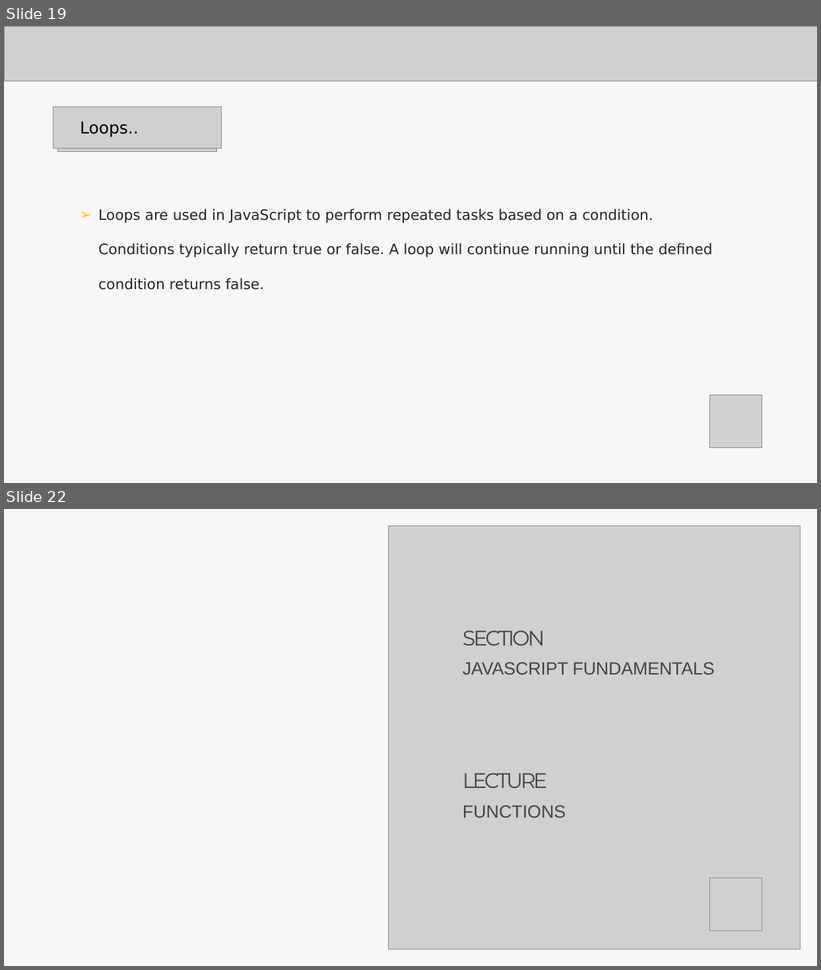
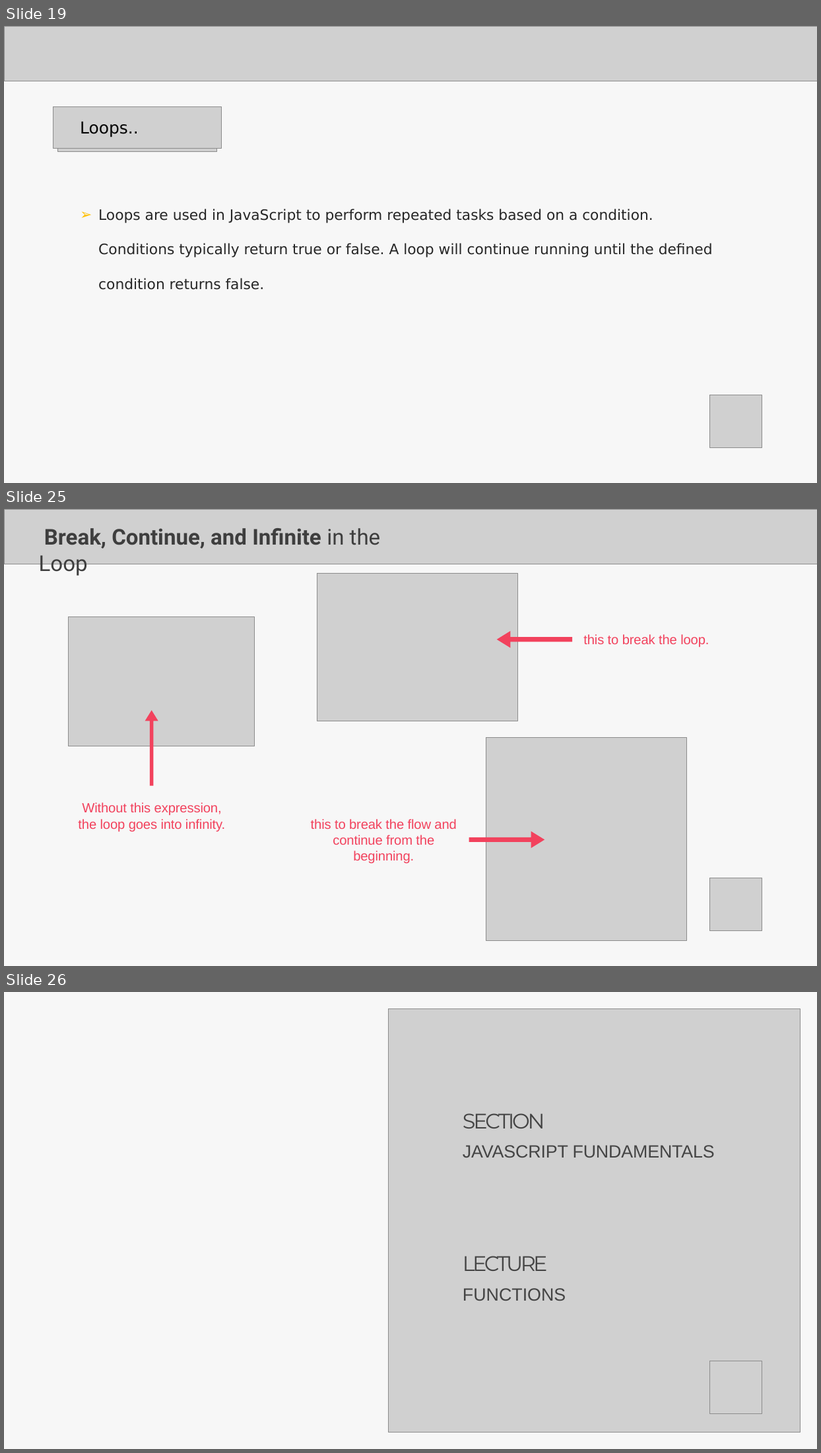
Before and after one commit to Aravindanchellam/UI-UX-Resources, a slide deck: Lecture_JS_TS.pptx. Shown one above the other, each under a label of ours: slides 19 and 22 before the commit, slides 19, 25 and 26 after it; the slides between them are not shown. The pictures are 821x970 and 821x1453 pixels, drawn with LibreOffice and Linux fonts; fonts in the diff are those of the drawing; grey boxes stand for pictures. Boxes give left, top, right and bottom in pixels: in the first picture for what was removed or moved away, otherwise in the second. Text is boxed around its words. In the diff, an @@ line names an element or a change of style, - is before the commit and + after.

```diff
--- a/Lecture_JS_TS.pptx
+++ b/Lecture_JS_TS.pptx
@@ slide 25 added at [4,509,817,966], background #FFFFFF; not listed: 1 template element that a slide beside it also shows @@
@@ picture added at [4,509,817,564] @@
@@ title added at [39,528,381,576], 42.5 pt, text #3E3E3E, bold @@
+Break, Continue, and Infinite in the Loop
@@ picture added at [318,573,517,722] @@
@@ picture added at [68,617,254,747] @@
@@ right arrow added at [497,631,572,648], fill #F2425D @@
@@ text added at [583,634,709,647], 26 pt, text #F2425D @@
+this to break the loop.
@@ right arrow added at [145,710,158,786], fill #F2425D @@
@@ picture added at [486,737,686,941] @@
@@ text added at [78,803,225,832], 26 pt, text #F2425D @@
+Without this expression, the loop goes into infinity.
@@ text added at [311,819,456,863], 26 pt, text #F2425D @@
+this to break the flow and continue from the beginning.
@@ right arrow added at [469,832,545,848], fill #F2425D @@
@@ picture added at [710,879,762,931] @@
@@ what was slide 22 is now slide 26 @@
```
Also in this commit, not shown: 2 slides changed, 6 other slides added, 1 other file.
